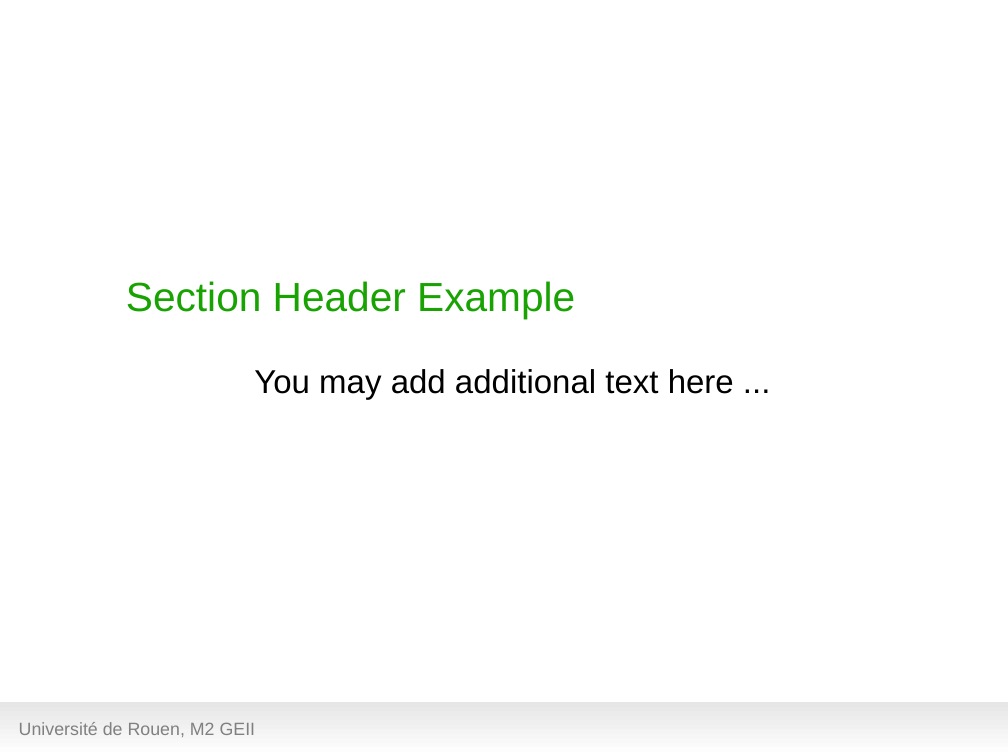
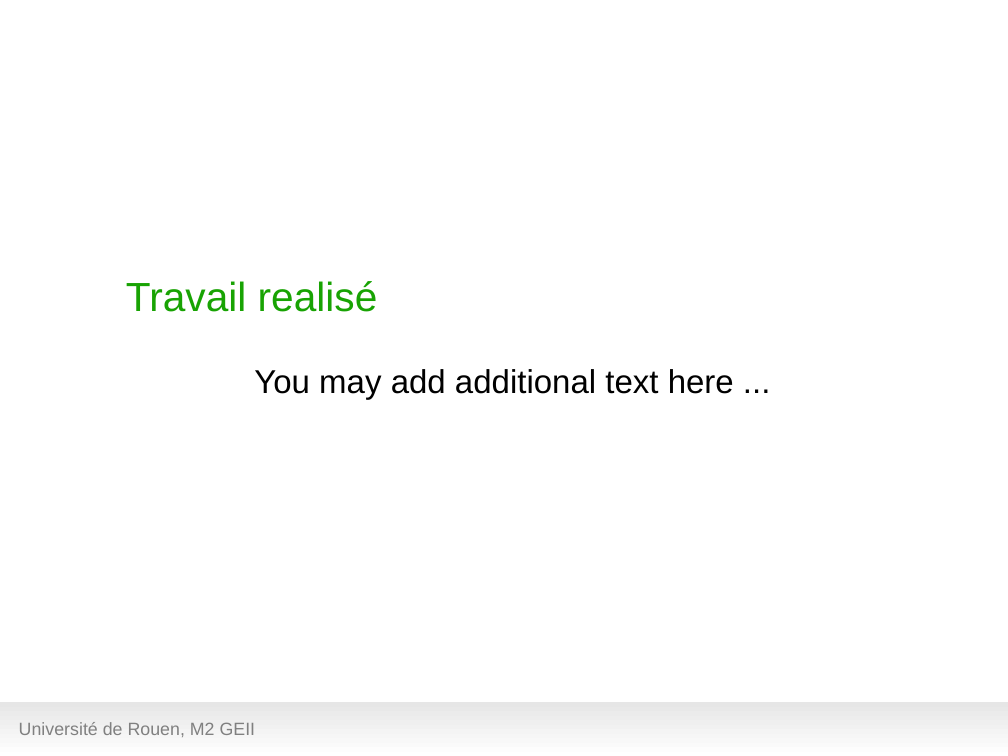
Before and after one commit to hanzenok/dataexp, a slide deck: slide 21 of presentation/test_green5.odp (slide 12 before the commit). Drawn at 1008x756 pixels with LibreOffice and Linux fonts; fonts in the diff are those of the drawing; background and template pictures are left out. Boxes give left, top, right and bottom in pixels: in the first picture for what was removed or moved away, otherwise in the second. Text is boxed around its words. In the diff, an @@ line names an element or a change of style, - is before the commit and + after.

```diff
--- a/presentation/test_green5.odp
+++ b/presentation/test_green5.odp
@@ title at (x1=126, y1=281, x2=378, y2=312): text changed @@
-Section Header Example
+Travail realisé
```
Also in this commit, not shown: 1 other slide changed, 10 slides added, 1 slide removed, 13 other files.
